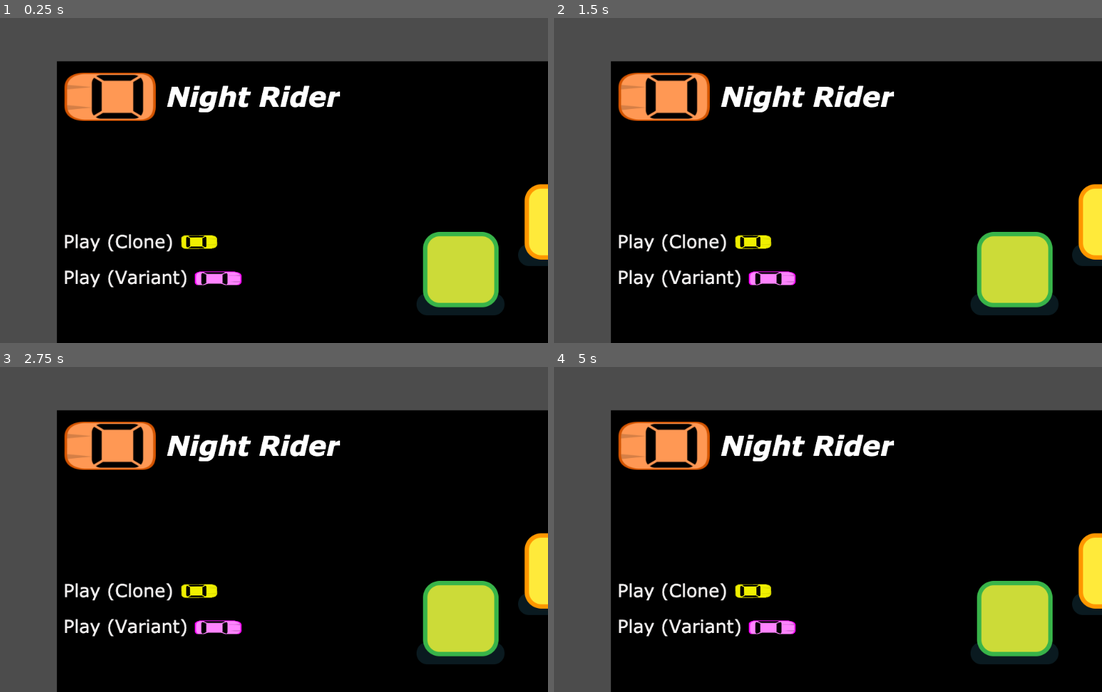
Above: before the commit, frames 1-4 (two rows, left to right).
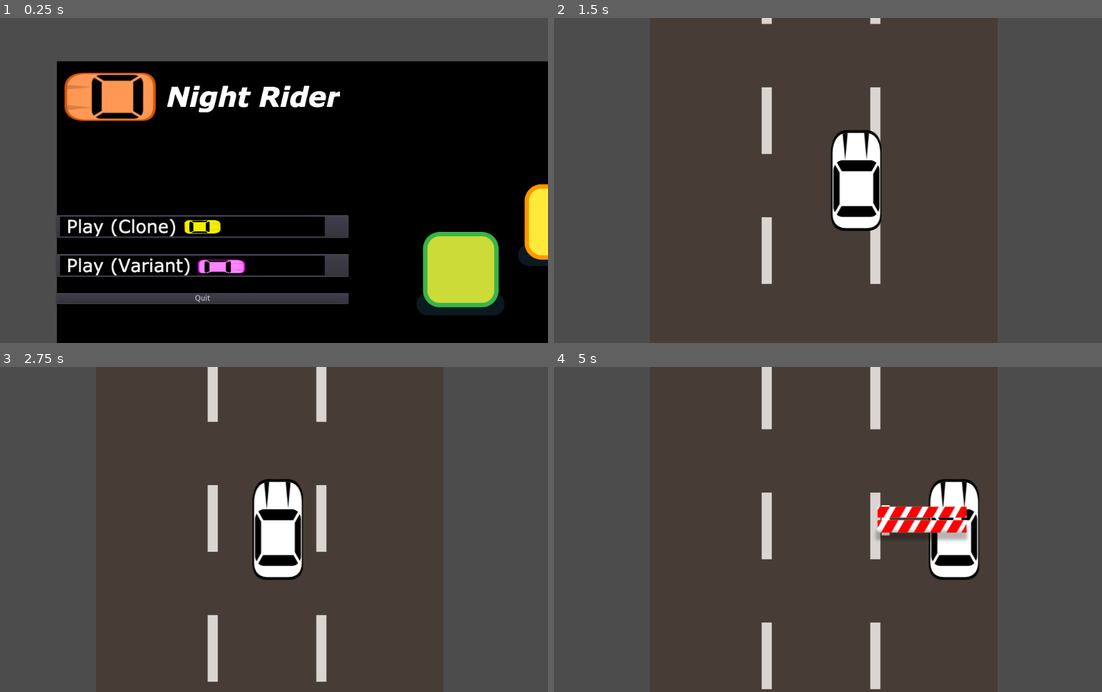
Above: after the commit, the same moments.

Repository: mamenjivar/CS-4700
Game: Godot game, scene res://scenes/MainMenu.tscn
Same seed, same stepped clock (60 frames per second), same inputs: the game is played once before the commit and once after it. This scene is started directly instead of the project's main scene.
Inputs (mouse positions are in pixels of both pictures, inside the frame that each line leads up to):
- Up to frame 1 (0.25 s): no input
- Up to frame 2 (1.5 s): click (756, 226) at 0.52 s; hold Right (ui_right) from 1.28 s (still down)
- Up to frame 3 (2.75 s): release Right (ui_right) at 2.03 s; hold Left (ui_left) from 2.03 s (still down)
- Up to frame 4 (5 s): release Left (ui_left) at 2.78 s; hold Right (ui_right) 2.78-4.28 s; hold Left (ui_left) from 4.28 s (still down)

The runs differ from the first frame. In frame 1, 6.1% of the frame differs, in the area x 10-64%, y 60-89%; in frame 2, 77%; in frame 3, 77%; in frame 4, 78%, in the area x 10-100%, y 0-100%.

Commit message:
updating files with a menu that links to the game and quits the game as well

Diff:
--- a/game04/scenes/MainMenu.tscn
+++ b/game04/scenes/MainMenu.tscn
@@ -1,10 +1,11 @@
-[gd_scene load_steps=6 format=2]
+[gd_scene load_steps=7 format=2]
 
-[ext_resource path="res://assets/images/mainMenu_blackBackground.png" type="Texture" id=1]
-[ext_resource path="res://assets/images/mainMenu_nightRider.png" type="Texture" id=2]
-[ext_resource path="res://assets/images/mainMenu_playClone.png" type="Texture" id=3]
-[ext_resource path="res://assets/images/mainMenu_playVariant.png" type="Texture" id=4]
-[ext_resource path="res://assets/images/characters.png" type="Texture" id=5]
+[ext_resource path="res://scripts/Menu.gd" type="Script" id=1]
+[ext_resource path="res://assets/images/mainMenu_blackBackground.png" type="Texture" id=2]
+[ext_resource path="res://assets/images/mainMenu_nightRider.png" type="Texture" id=3]
+[ext_resource path="res://assets/images/mainMenu_playClone.png" type="Texture" id=4]
+[ext_resource path="res://assets/images/mainMenu_playVariant.png" type="Texture" id=5]
+[ext_resource path="res://assets/images/characters.png" type="Texture" id=6]
 
 [node name="MainMenu" type="MarginContainer"]
 anchor_right = 1.0
@@ -13,13 +14,14 @@
 custom_constants/margin_top = 80
 custom_constants/margin_left = 120
 custom_constants/margin_bottom = 80
+script = ExtResource( 1 )
 
 [node name="blackbackground" type="TextureRect" parent="."]
 margin_left = 120.0
 margin_top = 80.0
 margin_right = 1436.0
 margin_bottom = 680.0
-texture = ExtResource( 1 )
+texture = ExtResource( 2 )
 
 [node name="HBoxContainer" type="HBoxContainer" parent="."]
 margin_left = 120.0
@@ -44,17 +46,23 @@
 custom_constants/separation = 30
 alignment = 1
 
-[node name="continue" type="TextureRect" parent="HBoxContainer/VBoxContainer/MenuOptions"]
-margin_top = 182.0
+[node name="btn_playClone" type="Button" parent="HBoxContainer/VBoxContainer/MenuOptions"]
+margin_top = 151.0
 margin_right = 537.0
-margin_bottom = 218.0
-texture = ExtResource( 3 )
+margin_bottom = 193.0
+icon = ExtResource( 4 )
 
-[node name="newGame" type="TextureRect" parent="HBoxContainer/VBoxContainer/MenuOptions"]
-margin_top = 248.0
+[node name="btn_newGame" type="Button" parent="HBoxContainer/VBoxContainer/MenuOptions"]
+margin_top = 223.0
 margin_right = 537.0
-margin_bottom = 284.0
-texture = ExtResource( 4 )
+margin_bottom = 265.0
+icon = ExtResource( 5 )
+
+[node name="btn_quit" type="Button" parent="HBoxContainer/VBoxContainer/MenuOptions"]
+margin_top = 295.0
+margin_right = 537.0
+margin_bottom = 315.0
+text = "Quit"
 
 [node name="CenterContainer" type="CenterContainer" parent="HBoxContainer"]
 margin_left = 541.0
--- /dev/null
+++ b/game04/scripts/Menu.gd
@@ -0,0 +1,22 @@
+ extends MarginContainer
+
+# Declare member variables here. Examples:
+# var a = 2
+# var b = "text"
+
+# Called when the node enters the scene tree for the first time.
+func _ready():
+	$HBoxContainer/VBoxContainer/MenuOptions/btn_playClone.connect("pressed", self, "playClone")
+	$HBoxContainer/VBoxContainer/MenuOptions/btn_quit.connect("pressed", self, "Quit")
+	pass # Replace with function body.
+
+
+# plays game
+func playClone():
+	get_tree().change_scene("res://scenes/game.tscn")
+	pass
+
+# quits game
+func Quit():
+	get_tree().quit()
+	pass
Not shown: 2 places in game04/scenes/MainMenu.tscn that only renumber resources
